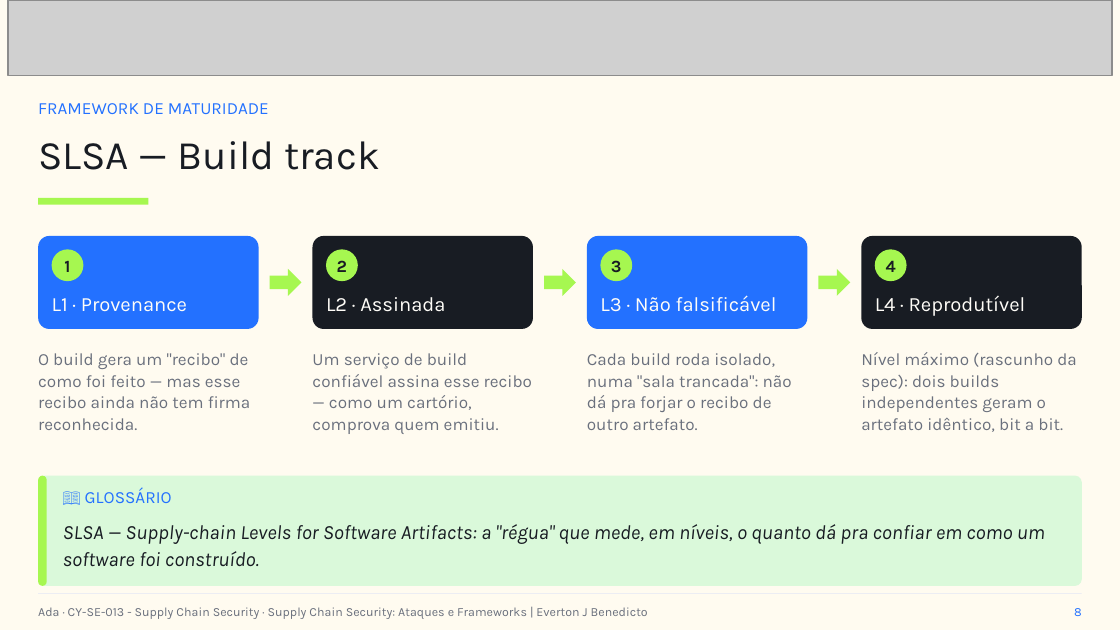
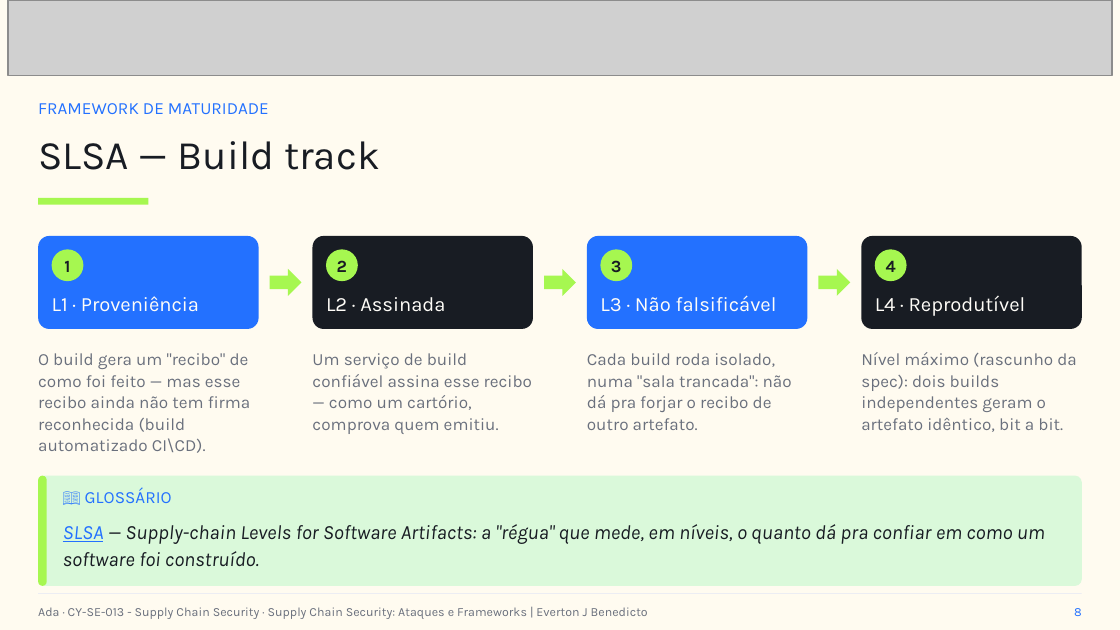
Before and after one commit to everton-dev/AdaTech.Aulas, a slide deck: slide 8 of CY-SE-013 - Supply Chain Security/slides/Aula_06_Supply_Chain_Security_Ataques_e_Frameworks.pptx. Drawn at 1120x630 pixels with LibreOffice and Linux fonts; fonts in the diff are those of the drawing; grey boxes stand for pictures. Boxes give left, top, right and bottom in pixels: in the first picture for what was removed or moved away, otherwise in the second. Text is boxed around its words. In the diff, an @@ line names an element or a change of style, - is before the commit and + after.

```diff
--- a/CY-SE-013 - Supply Chain Security/slides/Aula_06_Supply_Chain_Security_Ataques_e_Frameworks.pptx
+++ b/CY-SE-013 - Supply Chain Security/slides/Aula_06_Supply_Chain_Security_Ataques_e_Frameworks.pptx
@@ text at (52, 296, 199, 312): text changed @@
-L1 · Provenance
+L1 · Proveniência
@@ text at (38, 353, 250, 453): text changed @@
-O build gera um "recibo" de como foi feito — mas esse recibo ainda não tem firma reconhecida.
+O build gera um "recibo" de como foi feito — mas esse recibo ainda não tem firma reconhecida (build automatizado CI\CD).
@@ text "SLSA — Supply-chain Levels for ..." at (63, 524, 1045, 566): text colour #181C23 to #2371FF, underline on in "SLSA" @@
```
Also in this commit, not shown: 7 other slides changed, 9 other files.
